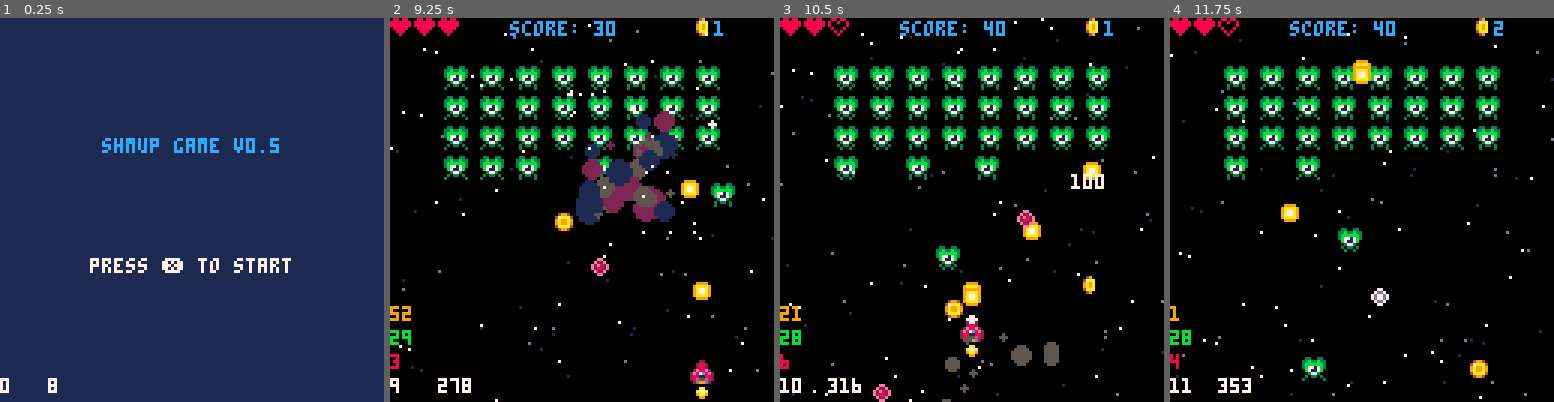
Above: before the commit, frames 1-4 (left to right).
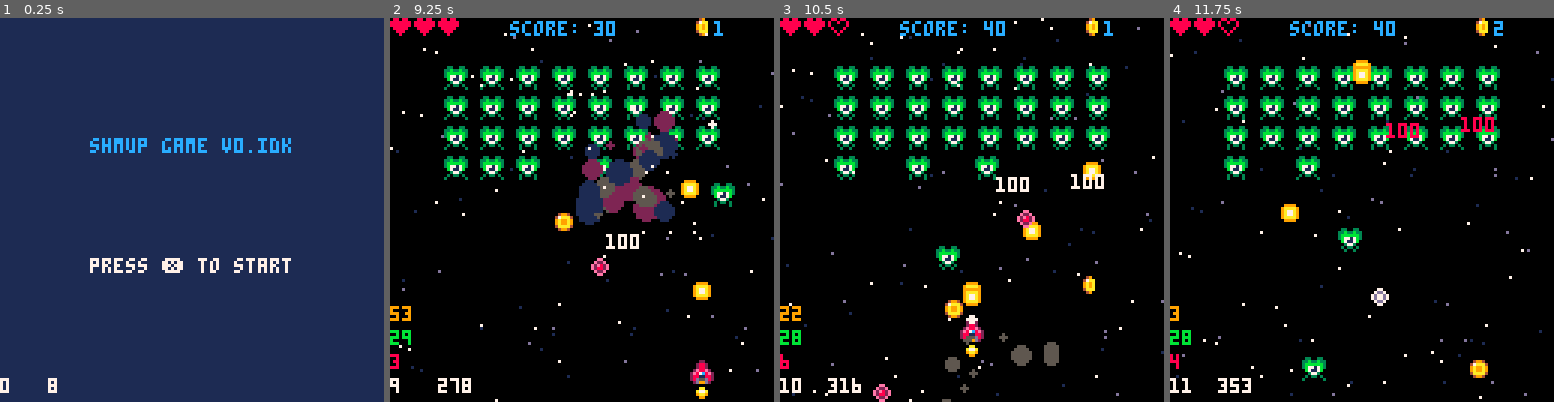
Above: after the commit, the same moments.

Repository: sirchras/p8-shmup
Game: PICO-8 cartridge shmup.p8
Same seed, same stepped clock (60 frames per second), same inputs: the game is played once before the commit and once after it.
Inputs:
- Up to frame 1 (0.25 s): no input
- Up to frame 2 (9.25 s): tap O (Z key) at 0.33, 0.7, 1.43, 2.22, 3.1, 3.98, 4.87, 5.75, 6.63, 7.52, 8.4 s; tap X (X key) at 1.07, 2.07, 2.4, 2.73, 3.07, 3.4, 3.73, 4.07, 4.4, 4.73, 5.07, 5.4, 5.73, 6.07, 6.4, 6.73, 7.07, 7.4, 7.73, 8.07, 8.4, 8.73, 9.07 s; hold Left 1.97-2.37 s; hold Down 2.42-2.82 s; hold Right 2.87-3.53 s; hold Up 3.58-4.08 s; hold Right 4.13-4.53 s; hold Down 4.58-5.08 s; hold Left 5.13-5.8 s; hold Up 5.85-6.18 s; hold Left 6.23-6.63 s; hold Down 6.68-7.08 s; hold Right 7.13-7.8 s; hold Up 7.85-8.35 s; hold Right 8.4-8.8 s; hold Down from 8.85 s (still down)
- Up to frame 3 (10.5 s): tap O (Z key) at 9.28, 10.17 s; release Down at 9.35 s; hold Left 9.4-10.07 s; tap X (X key) every 0.33 s from 9.4 to 10.4 s; hold Up 10.12-10.45 s
- Up to frame 4 (11.75 s): hold Left 10.5-10.9 s; tap X (X key) every 0.33 s from 10.73 to 11.73 s; hold Down 10.95-11.35 s; tap O (Z key) at 11.05 s; hold Right from 11.4 s (still down)

The runs differ from the first frame. In frame 1, 0.7% of the frame differs, in the area x 23-76%, y 31-36%; in frame 2, 0.2%; in frame 3, 0.2%; in frame 4, 0.4%.

Commit message:
add additional fire modes

Diff:
--- a/shmup.p8
+++ b/shmup.p8
@@ -96,8 +96,8 @@
 function setbtnpdelay(delay)
 	--default init btnp delay: 15
 	--default rep btnp delay: 4
-	local delay=delay or 255
-	poke(0x5f5c,delay)
+	poke(0x5f5c,delay or 255)
+	poke(0x5f5d,delay or 0)
 end
 
 --return fn that alternates
@@ -144,7 +144,7 @@
 	local blnk=blink(6,7)
 	function draw_start()
 		cls(1)
-		print("shmup game v0.5",34,40,
+		print("shmup game v0.idk",30,40,
 			12)
 		print("press ❎ to start",30,
 			80,blnk())
@@ -756,6 +756,7 @@
 	c2=8,
 	str="hello world",
 	dy=-0.5,
+	mt=120,
 }
 function txt:update()
 	--alternate colors
@@ -771,7 +772,13 @@
 	local str=self.str
 	print(str,self.x-#str*2,
 		self.y,self.c)
-end
+--	cntrprint(self.str,self.x,
+--		self.y,self.c)
+end
+
+--function cntrprint(str,x,y,c)
+--	print(str,x-#str*2,y,c)
+--end
 -->8
 --classes: player,projectiles
 
@@ -842,6 +849,8 @@
 function player:fire()
 	--spawn new bullet
 	fire(self,bullet)
+--	firedouble(self,bullet)
+--	firearc2(self,bullet,4)
 	--set muzzle flash
 	self.mflsh=4
 	--reset fire cooldown
@@ -916,6 +925,39 @@
 		dy=spd*cos(ang)
 	})
 end
+
+--fire dual bullets
+function firedouble(self,typ,ang,spd)
+	local b1=fire(self,typ,ang,spd)
+	local b2=fire(self,typ,ang,spd)
+	b1.x+=(self:w()/2-typ:w()-1)
+	b2.x+=(self:w()/2+1)
+end
+
+--fire an arc of n bullets
+-- nb: should limit, n=5 every
+-- 4 frames will cause drops
+-- when spawning waves
+function firearc(self,typ,n,ang,spd)
+	local ang=ang or 0.5
+	local spd=spd or 2
+	local inc=0.25/(n-1)
+	ang-=0.125
+	for i=1,n do
+		fire(self,typ,ang+(i-1)*inc,spd)
+	end
+end
+
+--function firearc2(self,typ,n,ang,spd)
+--	--math not quite right
+--	local ang=ang or 0.5
+--	local spd=spd or 2
+--	local inc=0.05
+--	ang-=(n*inc)/2
+--	for i=1,n do
+--		fire(self,typ,ang+(i-1)*inc,spd)
+--	end
+--end
 
 --fire a circle of bullets
 function firespread(self,typ,n,ang,spd)
